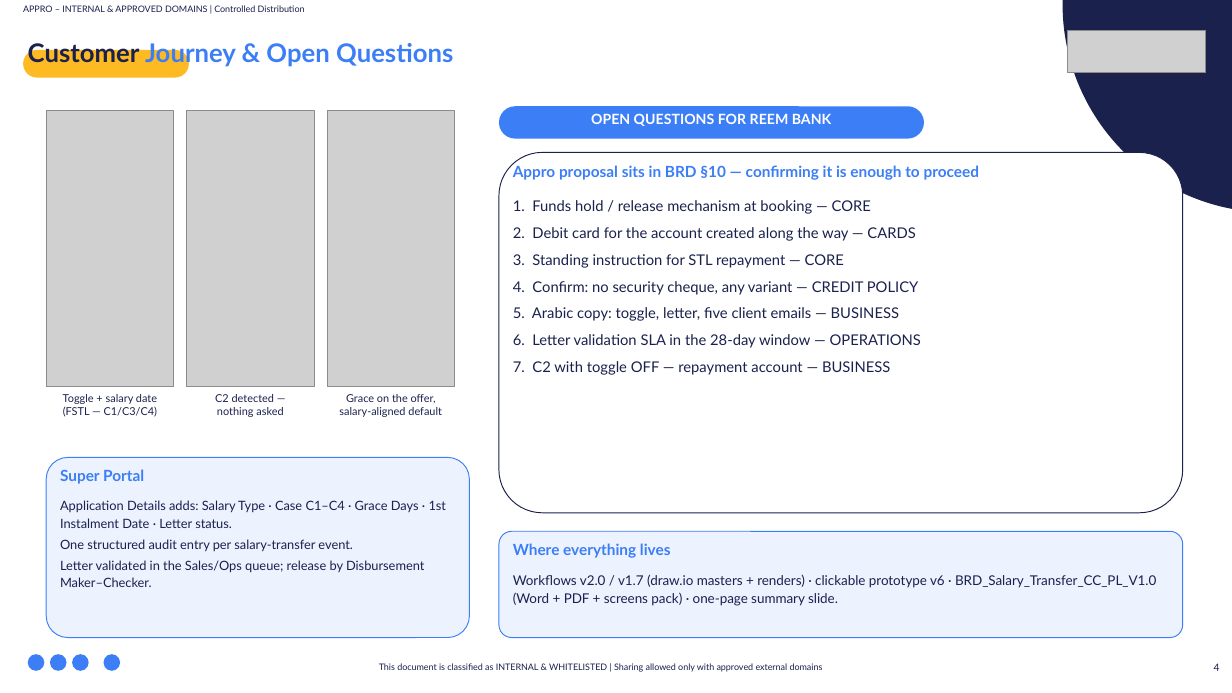
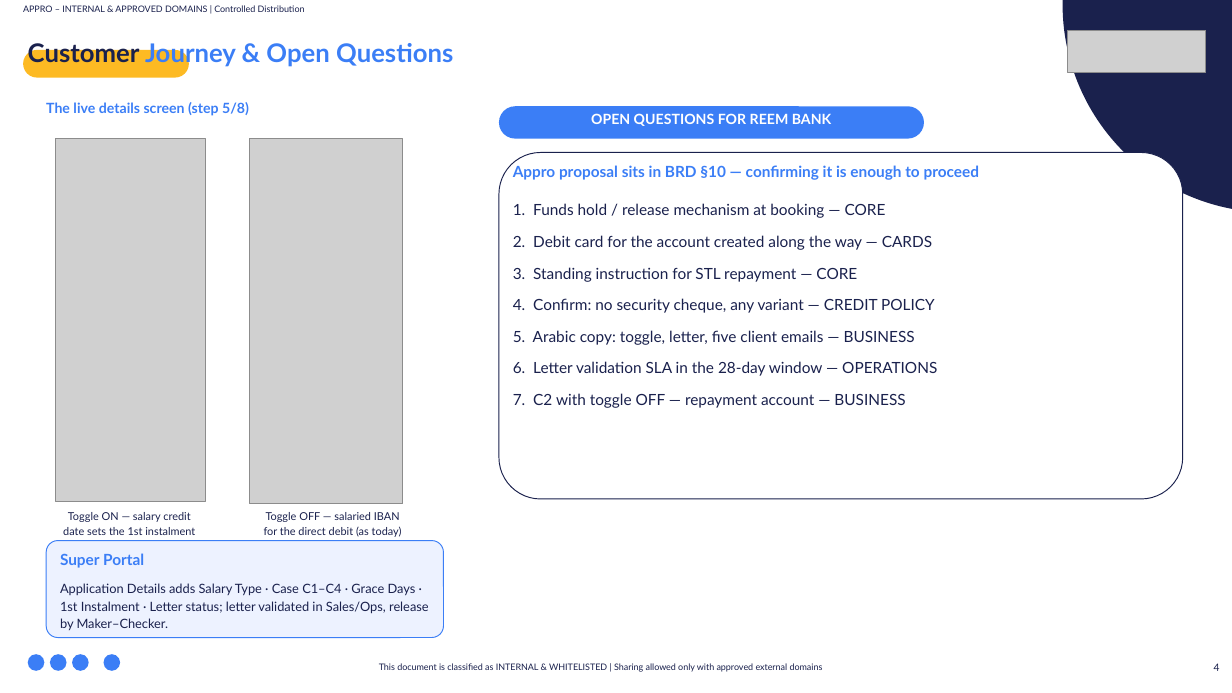
Before and after one commit to Appro-ae/Market-Place, a slide deck: slide 4 of docs/slides/stl_deck/Appro_RF_Salary_Transfer_Deck_V1.0.pptx. Drawn at 1232x693 pixels with LibreOffice and Linux fonts; fonts in the diff are those of the drawing; grey boxes stand for pictures. Boxes give left, top, right and bottom in pixels: in the first picture for what was removed or moved away, otherwise in the second. Text is boxed around its words. In the diff, an @@ line names an element or a change of style, - is before the commit and + after.

```diff
--- a/docs/slides/stl_deck/Appro_RF_Salary_Transfer_Deck_V1.0.pptx
+++ b/docs/slides/stl_deck/Appro_RF_Salary_Transfer_Deck_V1.0.pptx
@@ picture removed at (46, 111, 174, 387) @@
@@ text added at (46, 102, 249, 116), 11 pt, text #3B7EF6, bold @@
+The live details screen (step 5/8)
@@ picture removed at (327, 111, 455, 387) @@
@@ picture added at (55, 139, 205, 502) @@
@@ picture: place and size @@
-picture at (187, 111, 314, 387)
+picture at (250, 139, 403, 504)
@@ rounded rectangle: place and size @@
-rounded rectangle at (499, 152, 1183, 513)
+rounded rectangle at (499, 152, 1183, 499)
@@ text "1. Funds hold / release ..." at (513, 203, 937, 408): size 11.5 to 12 pt; line spacing 1.3 to 1.5 @@
@@ text removed at (63, 394, 158, 417) @@
-Toggle + salary date
-(FSTL — C1/C3/C4)
@@ text removed at (215, 394, 283, 417) @@
-C2 detected —
-nothing asked
@@ text removed at (339, 394, 442, 417) @@
-Grace on the offer,
-salary-aligned default
@@ text added at (63, 512, 195, 535), 8.5 pt, text #1A214D @@
+Toggle ON — salary credit
+date sets the 1st instalment
@@ text added at (264, 512, 402, 537), 8.5 pt, text #1A214D @@
+Toggle OFF — salaried IBAN
+for the direct debit (as today)
@@ rounded rectangle removed at (499, 531, 1183, 638) @@
@@ rounded rectangle: place and size @@
-rounded rectangle at (46, 457, 470, 638)
+rounded rectangle at (46, 541, 444, 638)
@@ text "Super Portal": place and size @@
-text "Super Portal" at (60, 469, 144, 484)
+text "Super Portal" at (60, 553, 144, 568)
@@ text removed at (513, 543, 671, 558) @@
-Where everything lives
@@ text at (60, 583, 429, 630): text changed @@
-Application Details adds: Salary Type · Case C1–C4 · Grace Days · 1st Instalment Date · Letter status.
-One structured audit entry per salary-transfer event.
-Letter validated in the Sales/Ops queue; release by Disbursement Maker–Checker.
+Application Details adds Salary Type · Case C1–C4 · Grace Days · 1st Instalment · Letter status; letter validated in Sales/Ops, release by Maker–Checker.
@@ text removed at (513, 574, 1156, 606) @@
-Workflows v2.0 / v1.7 (draw.io masters + renders) · clickable prototype v6 · BRD_Salary_Transfer_CC_PL_V1.0 (Word + PDF + screens pack) · one-page summary slide.
```
Also in this commit, not shown: 1 other slide changed, 1 slide added, 1 slide removed, 4 other files.
